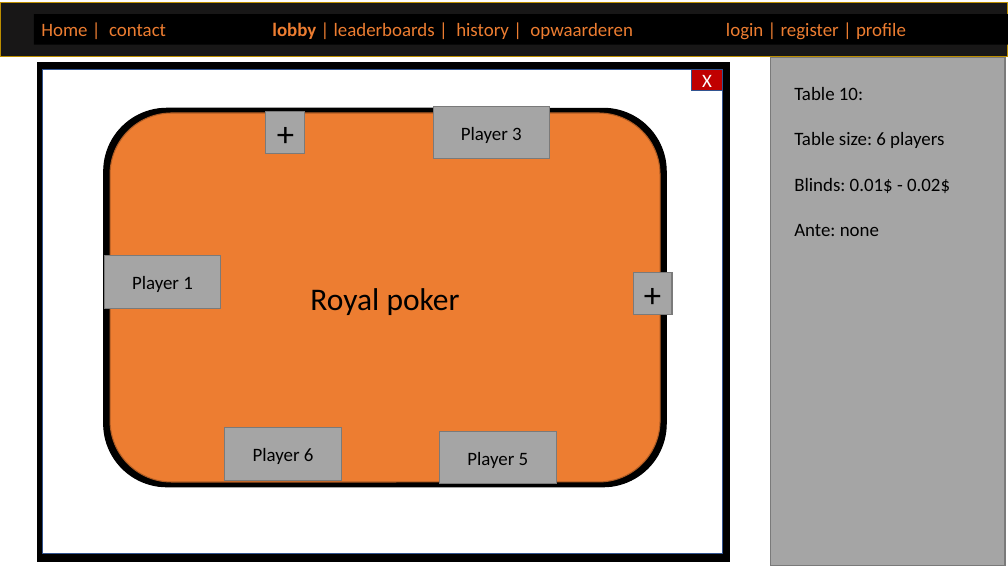
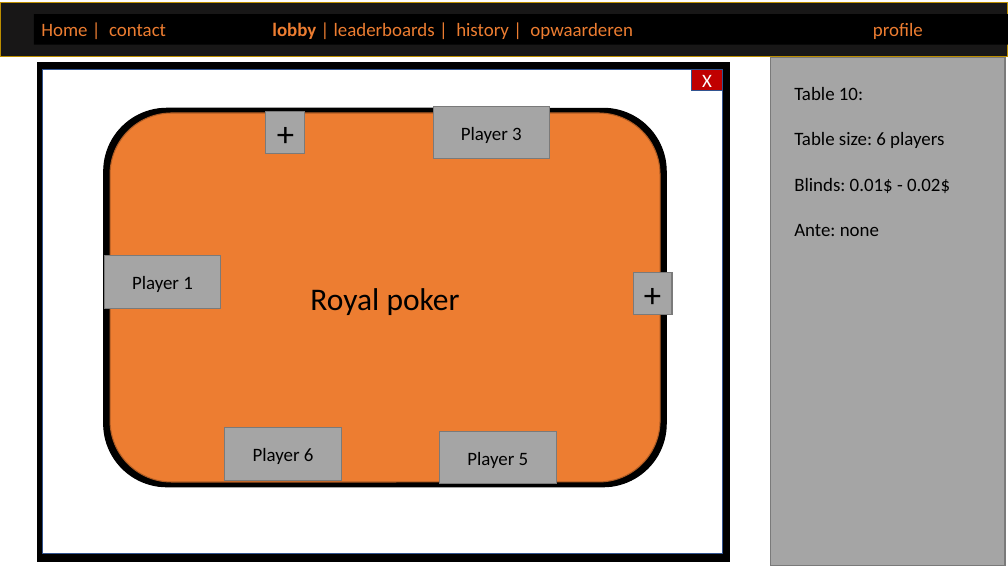
Before and after one commit to Malipaard/PokerSem2, a slide deck: slide 2 of Documenten/designPoker.pptx. Drawn at 1008x567 pixels with LibreOffice and Linux fonts; fonts in the diff are those of the drawing. Boxes give left, top, right and bottom in pixels: in the first picture for what was removed or moved away, otherwise in the second. Text is boxed around its words. In the diff, an @@ line names an element or a change of style, - is before the commit and + after.

```diff
--- a/Documenten/designPoker.pptx
+++ b/Documenten/designPoker.pptx
@@ text in rectangle at bbox=[41, 22, 923, 39]: text changed @@
-Home | contact lobby | leaderboards | history | opwaarderen login | register | profile
+Home | contact lobby | leaderboards | history | opwaarderen profile
```
Also in this commit, not shown: 1 other slide changed, 1 other file.
